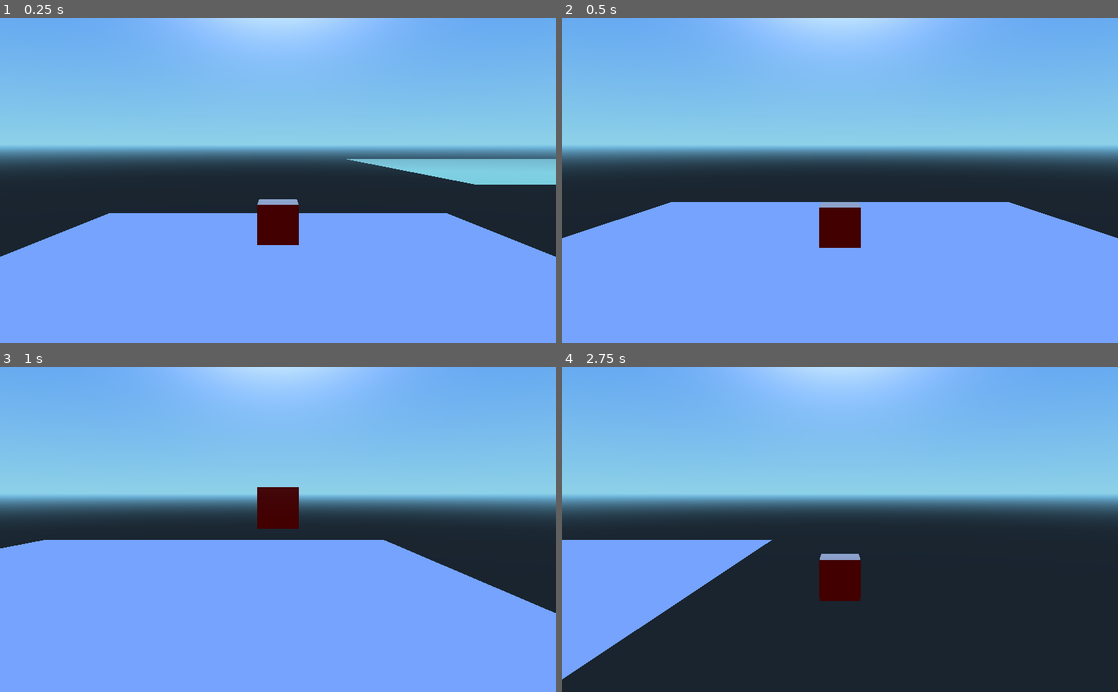
Above: before the commit, frames 1-4 (two rows, left to right).
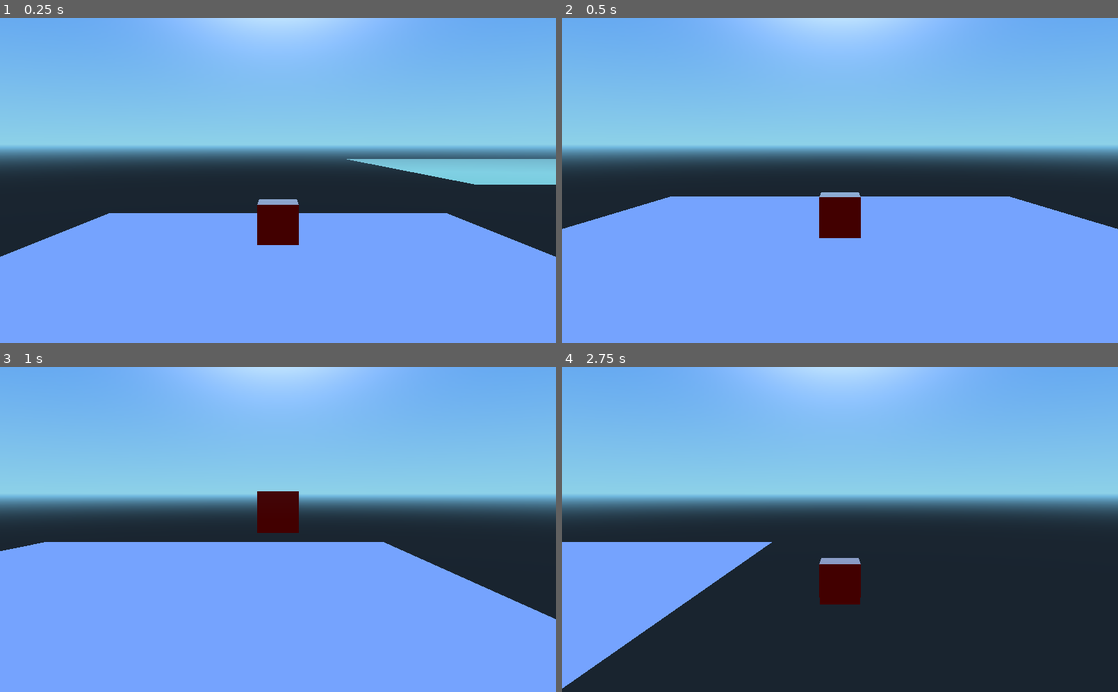
Above: after the commit, the same moments.

Repository: uspgamedev/welcome-to-your-mind
Game: Godot game, scene res://TestWorld.tscn
Two runs of this game, one before a commit and one after it. Both use one fixed random seed, a clock stepped at 60 frames per second and the inputs below.
Inputs (mouse positions are in pixels of both pictures, inside the frame that each line leads up to):
- Up to frame 1 (0.25 s): no input
- Up to frame 2 (0.5 s): no input
- Up to frame 3 (1 s): move the mouse to (400, 513) at 0.52 s; hold D (movement_right) from 0.53 s (still down); tap Space (movement_jump) at 0.77 s
- Up to frame 4 (2.75 s): move the mouse to (728, 545) at 1.27 s; release D (movement_right) at 1.28 s; hold S (movement_backward) 1.28-2.03 s; tap Space (movement_jump) at 1.52 s; move the mouse to (895, 458) at 2.02 s; hold D (movement_right) from 2.03 s (still down)

Frame 1 is identical in both runs. In frame 2, 2.4% of the frame differs, in the area x 0-100%, y 53-71%; in frame 3, 1.0%; in frame 4, 1.2%.

Commit message:
Fixed bug in camera

Diff:
--- a/WorldCamera.gd
+++ b/WorldCamera.gd
@@ -2,7 +2,7 @@
 
 const YOFFSET = 3
 const ZOFFSET = 20
-const SMOOTHSPD = 0.2
+const SMOOTHSPD = 0.3
 
 onready var player = get_parent()
 onready var init_y = player.translation.y
@@ -19,7 +19,7 @@
 
 
 func _physics_process(delta):
-	if init_y >= new_y - 0.1 and init_y <= new_y + 0.1:
+	if init_y >= new_y - SMOOTHSPD and init_y <= new_y + SMOOTHSPD:
 		set_physics_process(false)
 	else:
 		if init_y > new_y:
